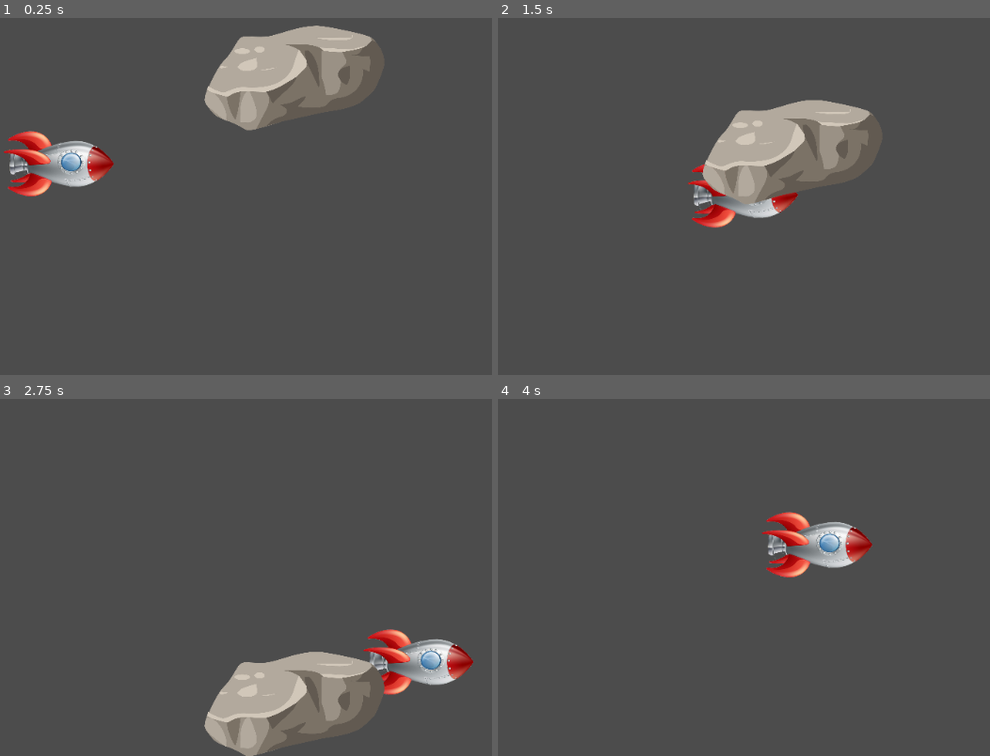
Above: before the commit, frames 1-4 (two rows, left to right).
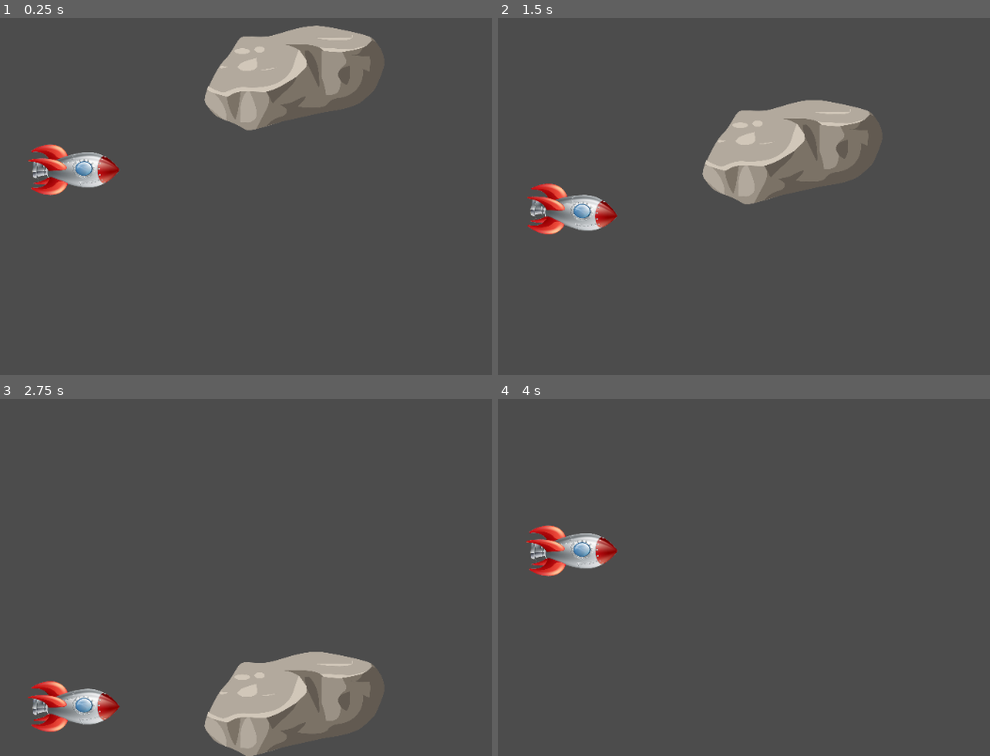
Above: after the commit, the same moments.

Repository: MuskalaMarcin/RocketZero
Game: Godot game, scene res://Main.tscn
The game is run twice, just before and just after one commit, with the same random seed, the same clock (stepped at 60 frames per second) and the same inputs.
Inputs:
- Up to frame 1 (0.25 s): no input
- Up to frame 2 (1.5 s): hold Right (ui_right) 0.53-1.28 s; hold Down (ui_down) from 1.28 s (still down)
- Up to frame 3 (2.75 s): release Down (ui_down) at 2.03 s; hold Right (ui_right) from 2.03 s (still down)
- Up to frame 4 (4 s): release Right (ui_right) at 2.78 s; hold Up (ui_up) 2.78-3.53 s; hold Left (ui_left) from 3.53 s (still down)

The runs differ from the first frame. In frame 1, 2.6% of the frame differs, in the area x 0-25%, y 31-50%; in frame 2, 3.0%; in frame 3, 4.1%; in frame 4, 4.2%, in the area x 5-77%, y 31-50%.

Commit message:
rocket impl

Diff:
--- a/Rocket.gd
+++ b/Rocket.gd
@@ -1,19 +1,25 @@
 extends KinematicBody2D
 
 const SPEED = 150
+const ROT = 0.5
 
 func _ready():
 	set_physics_process(true)
 
 func _physics_process(delta):
 	var direction = Vector2()
+	print(self.position.y)
 	if Input.is_action_pressed("ui_down"):
-		direction.y += SPEED
+		if self.position.x > -140:
+			if self.rotation < 0.4:
+				self.rotation += ROT * delta
+			direction.y += SPEED
 	if Input.is_action_pressed("ui_up"):
-		direction.y += -SPEED
-	if Input.is_action_pressed("ui_left"):
-		direction.x += -SPEED
-	if Input.is_action_pressed("ui_right"):
-		direction.x += SPEED
+		if self.position.x < 140:
+			if self.rotation > -0.4:
+				self.rotation -= ROT * delta
+			direction.y += -SPEED
+	if Input.is_action_just_released("ui_down") or Input.is_action_just_released("ui_up"):
+		self.rotation = 0
 
 	set_position(self.position + direction.normalized() * SPEED * delta)
--- a/RocketScene.tscn
+++ b/RocketScene.tscn
@@ -19,12 +19,11 @@
 
 [node name="Node2D" type="Node2D" index="0"]
 
-position = Vector2( 77.7439, 312.355 )
-scale = Vector2( 2.24998, 1.42165 )
+position = Vector2( 99.5592, 320.588 )
+scale = Vector2( 1.87463, 1.88916 )
 
 [node name="Rocket" type="KinematicBody2D" parent="." index="0"]
 
-position = Vector2( 0.668938, -0.2751 )
 scale = Vector2( 1.0209, 0.991403 )
 input_pickable = false
 collision_layer = 1
@@ -35,15 +34,15 @@
 
 [node name="CollisionShape2D" type="CollisionShape2D" parent="Rocket" index="0"]
 
-position = Vector2( -0.815341, -0.169779 )
+position = Vector2( -0.81516, -0.319969 )
 rotation = 1.572
-scale = Vector2( 3.25753, 1.72462 )
-shape = SubResource( 3 )
+scale = Vector2( 1.8756, 1.72462 )
+shape = SubResource( 1 )
 
 [node name="Sprite" type="Sprite" parent="Rocket" index="1"]
 
-position = Vector2( 0.404304, -0.169464 )
-scale = Vector2( 0.117836, 0.185209 )
+position = Vector2( 0.404304, -0.322137 )
+scale = Vector2( 0.117836, 0.108507 )
 texture = ExtResource( 2 )
 normal_map = SubResource( 2 )
-_sections_unfolded = [ "Material", "Region" ]
+_sections_unfolded = [ "Animation", "Material", "Region", "Transform" ]
Not shown: 1 places in RocketScene.tscn that only renumber resources
Not shown, added: images/flame_big.png.import
Not shown, added: images/flame_small.png.import
